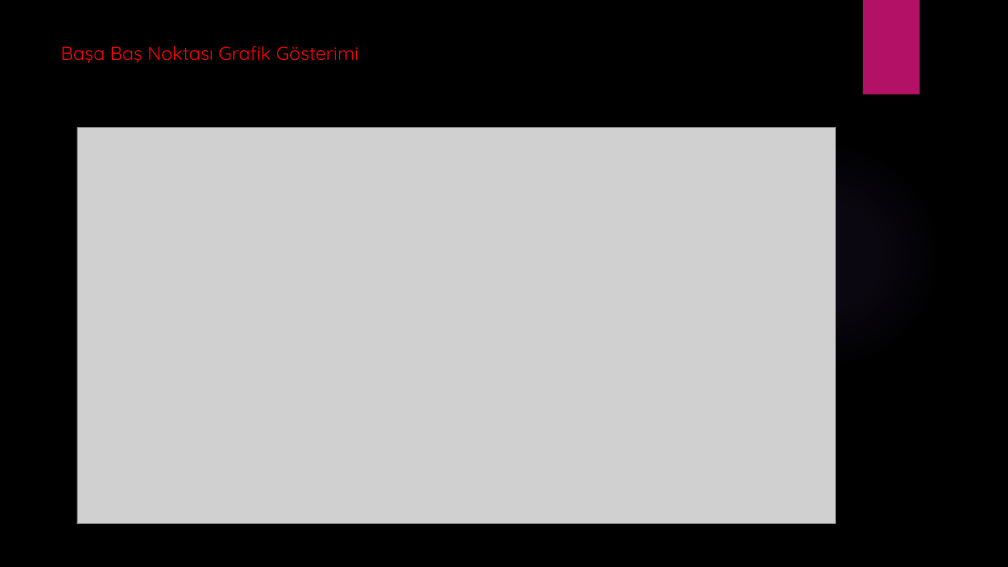
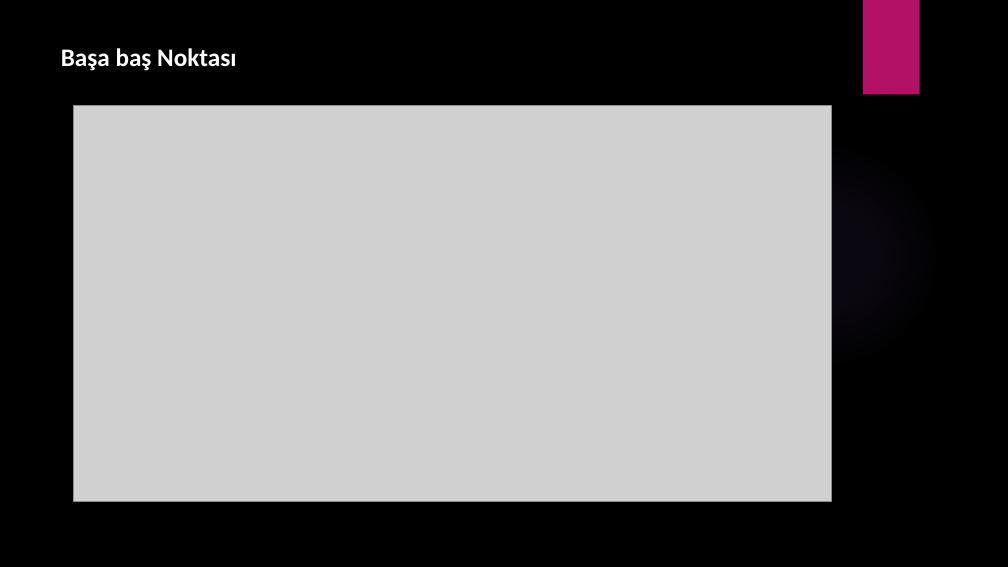
Before and after one commit to ekaraman89/Sistem-Analiz-ve-Tasar-m-, a slide deck: slide 12 of Sistem Analizi ve Tasarımı 1. Sunum.pptx. Drawn at 1008x567 pixels with LibreOffice and Linux fonts; fonts in the diff are those of the drawing; grey boxes stand for pictures; background and template pictures are left out. Boxes give left, top, right and bottom in pixels: in the first picture for what was removed or moved away, otherwise in the second. Text is boxed around its words. In the diff, an @@ line names an element or a change of style, - is before the commit and + after.

```diff
--- a/Sistem Analizi ve Tasarımı 1. Sunum.pptx
+++ b/Sistem Analizi ve Tasarımı 1. Sunum.pptx
@@ text at (61,48,236,71): text changed; size 18 to 24 pt; font Quicksand to Calibri; text colour #FF0000 to #FFFFFF; bold on @@
-Başa Baş Noktası Grafik Gösterimi
+Başa baş Noktası
@@ picture: place and size @@
-picture at (77,128,836,524)
+picture at (73,105,831,501)
```
Also in this commit, not shown: 3 other slides changed.
